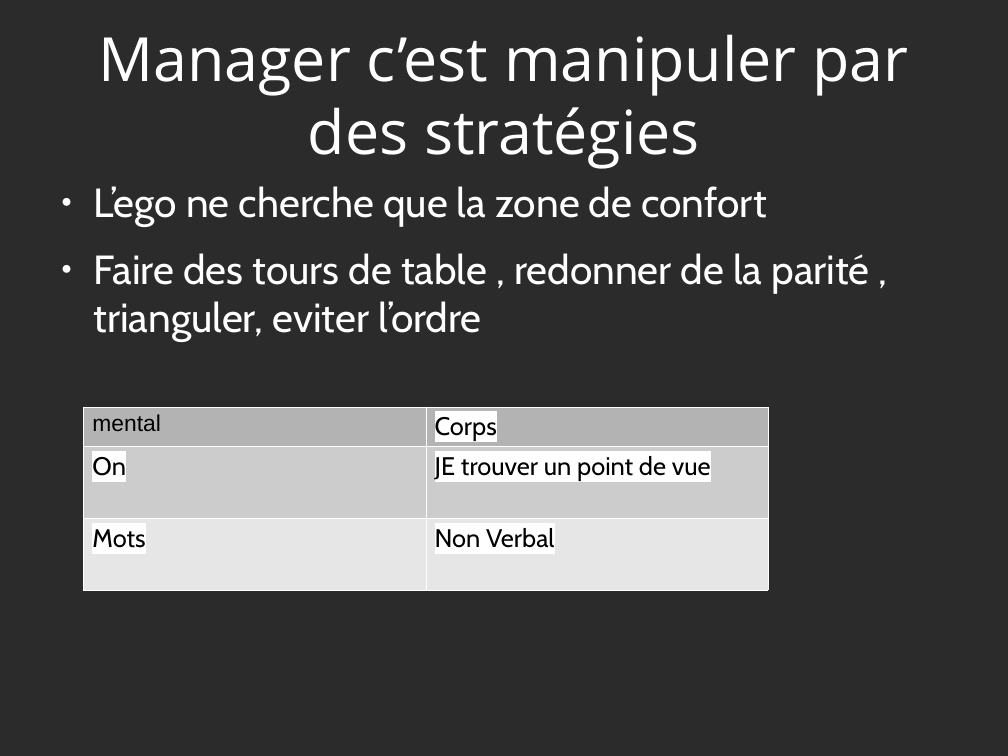
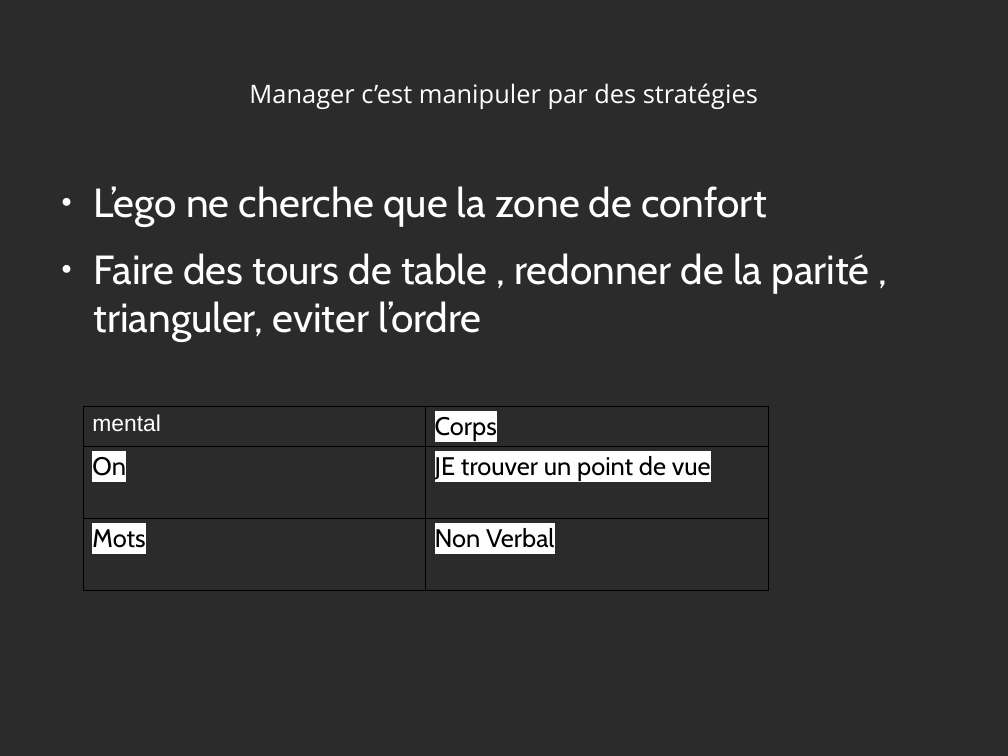
Before and after one commit to heylve/current, a slide deck: slide 37 of admin_perso/germe_formation.odp. Drawn at 1008x756 pixels with LibreOffice and Linux fonts; fonts in the diff are those of the drawing; background and template pictures are left out; a plain dark background stands for a picture behind light text. Boxes give left, top, right and bottom in pixels: in the first picture for what was removed or moved away, otherwise in the second. Text is boxed around its words. In the diff, an @@ line names an element or a change of style, - is before the commit and + after.

```diff
--- a/admin_perso/germe_formation.odp
+++ b/admin_perso/germe_formation.odp
@@ title "Manager c’est manipuler par des ...": place and size @@
-title "Manager c’est manipuler par des ..." at <box>99,34,908,169</box>
+title "Manager c’est manipuler par des ..." at <box>249,83,758,109</box>
@@ title "Manager c’est manipuler par des ..." at <box>249,83,758,109</box>: size 48 to 20 pt @@
@@ table at <box>83,407,767,586</box> @@
@@ fill #B3B3B3 to none in row 1 @@
@@ fill #CCCCCC to none in row 2 @@
@@ fill #E6E6E6 to none in row 3 @@
@@ text colour #000000 to #FFFFFF in "mental" @@
@@ borders changed @@
```
Also in this commit, not shown: 36 other slides changed, 26 slides added, 1 other file.
